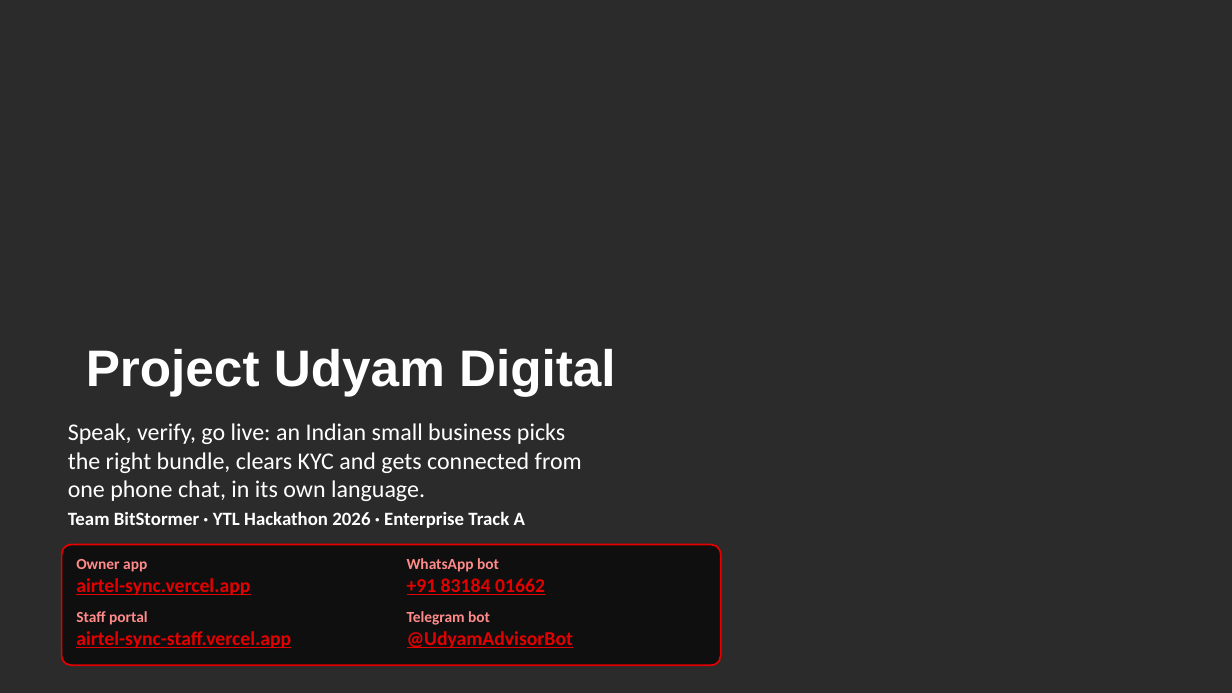
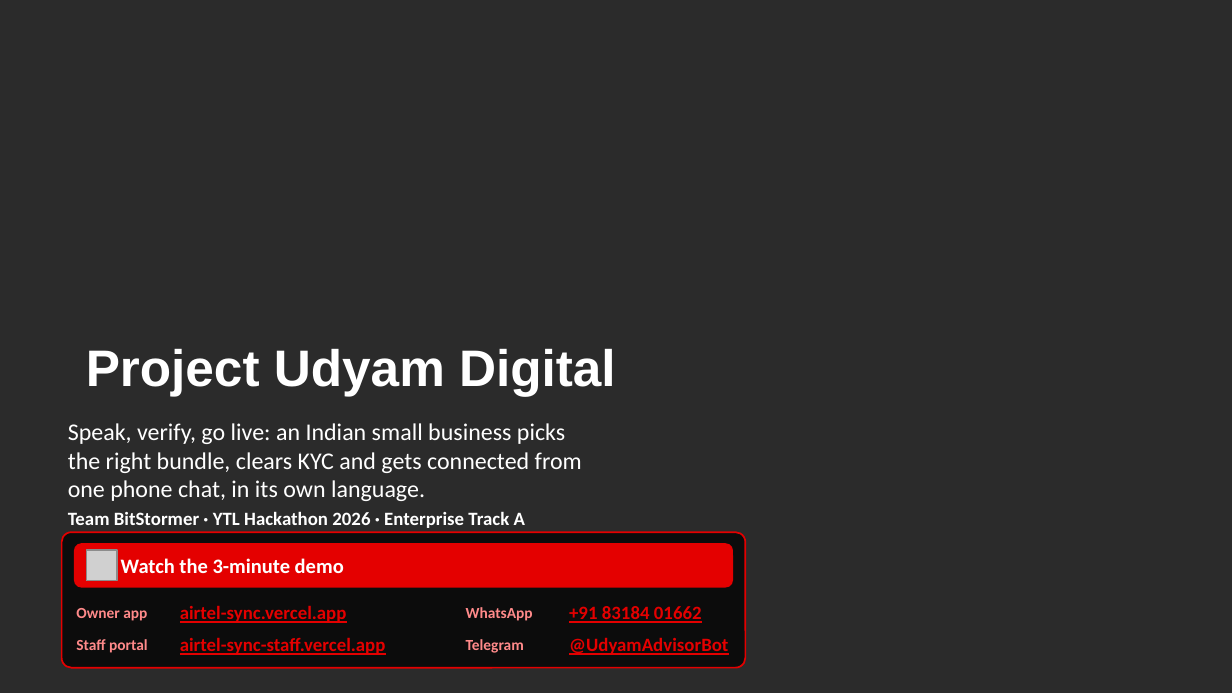
Before and after one commit to perrysolid/AIRTEL-SYNC, a slide deck: slide 1 of docs/Udyam_Digital_Business_Case.pptx. Drawn at 1232x693 pixels with LibreOffice and Linux fonts; fonts in the diff are those of the drawing; grey boxes stand for pictures; background and template pictures are left out; a plain dark background stands for a picture behind light text. Boxes give left, top, right and bottom in pixels: in the first picture for what was removed or moved away, otherwise in the second. Text is boxed around its words. In the diff, an @@ line names an element or a change of style, - is before the commit and + after.

Commit message:
Demo video on YouTube (youtu.be/JYg1lNfZmpg) linked first on the deck cover and on a new Try it live slide with the owner app, staff portal, GitHub, WhatsApp and Telegram; README gets the same links table; the film's end card names Team BitStormer

```diff
--- a/docs/Udyam_Digital_Business_Case.pptx
+++ b/docs/Udyam_Digital_Business_Case.pptx
@@ rounded rectangle: place and size @@
-rounded rectangle at [62,545,721,665]
+rounded rectangle at [62,532,745,668]
@@ rounded rectangle at [62,532,745,668]: fill #000000 at 65% opacity to #000000 at 70% opacity; proportions changed @@
@@ rounded rectangle added at [74,543,733,588], fill #E40000 @@
@@ text at [76,559,147,572]: paragraph removed @@
-Owner app
@@ picture added at [86,549,117,580] @@
@@ text added at [121,558,344,573], 12 pt, text #FFFFFF, bold @@
+Watch the 3-minute demo youtu.be/JYg1lNfZmpg
@@ text at [407,558,499,572]: paragraph removed @@
-WhatsApp bot
@@ text "airtel-sync.vercel.app": place and size @@
-text "airtel-sync.vercel.app" at [76,559,250,595]
+text "airtel-sync.vercel.app" at [180,605,347,623]
@@ text "+91 83184 01662": place and size @@
-text "+91 83184 01662" at [407,558,545,595]
+text "+91 83184 01662" at [569,606,702,623]
@@ text at [76,611,148,625]: paragraph removed @@
-Staff portal
@@ text added at [76,608,147,621], 9 pt, text #FF8A8A, bold @@
+Owner app
@@ text at [407,611,490,625]: paragraph removed @@
-Telegram bot
@@ text added at [466,607,533,621], 9 pt, text #FF8A8A, bold @@
+WhatsApp
@@ text added at [76,639,148,653], 9 pt, text #FF8A8A, bold @@
+Staff portal
@@ text "airtel-sync-staff.vercel.app": place and size @@
-text "airtel-sync-staff.vercel.app" at [76,611,291,648]
+text "airtel-sync-staff.vercel.app" at [180,637,386,655]
@@ text added at [466,639,524,653], 9 pt, text #FF8A8A, bold @@
+Telegram
@@ size 11.5 to 11 pt; vertical alignment top to middle in 4 elements at [180,637,386,655], [180,605,347,623], [569,606,702,623], [569,637,728,655] @@
@@ text "@UdyamAdvisorBot": place and size @@
-text "@UdyamAdvisorBot" at [407,611,573,648]
+text "@UdyamAdvisorBot" at [569,637,728,655]
```
Also in this commit, not shown: 2 other slides changed, 1 slide added, 3 other files.
